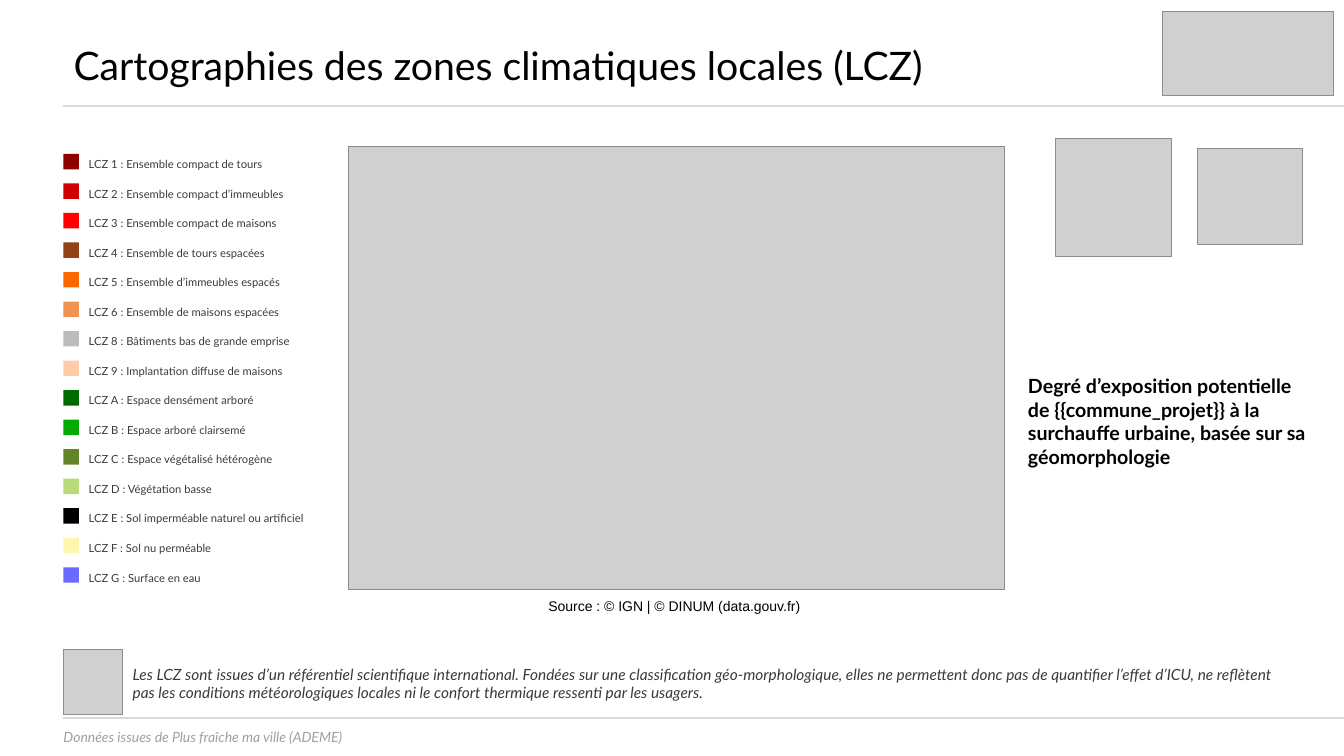
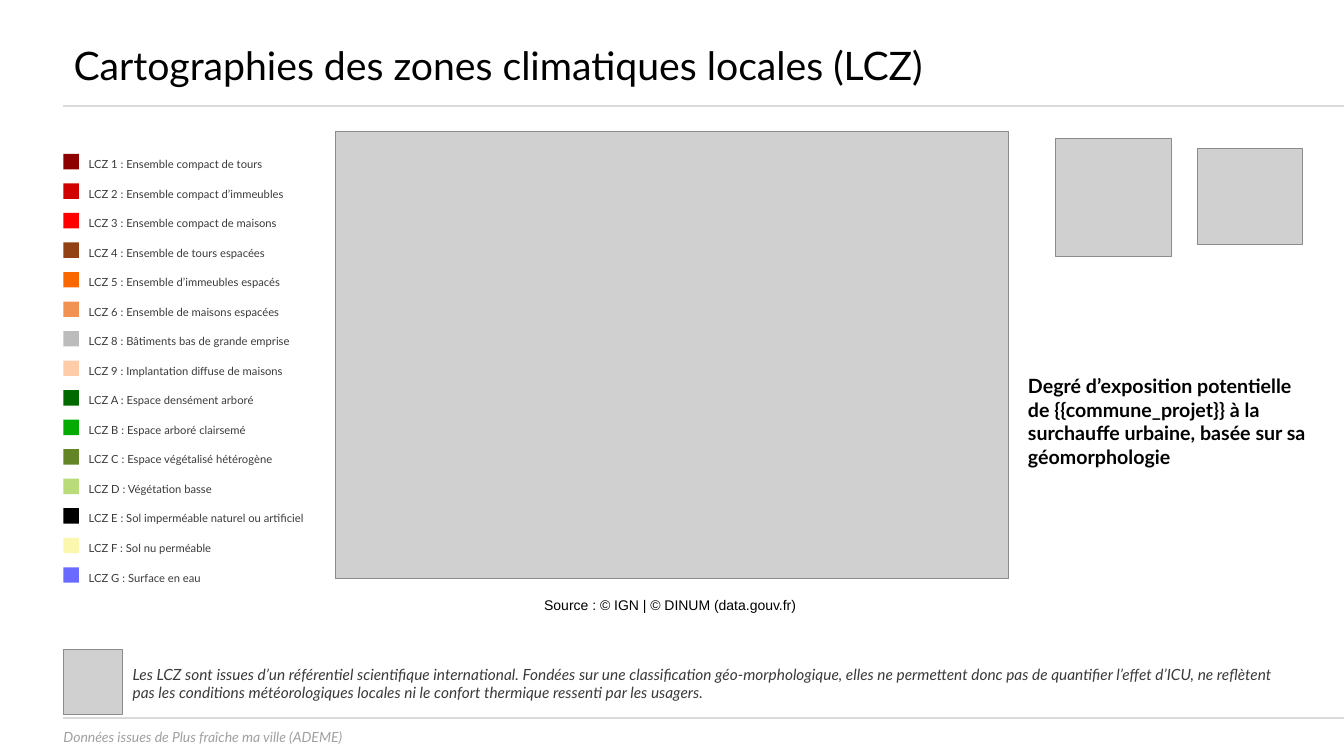
Before and after one commit to incubateur-ademe/plusfraichemaville-site, a slide deck: slide 3 of public/templates/template_synthese_projet.pptx. Drawn at 1344x756 pixels with LibreOffice and Linux fonts; fonts in the diff are those of the drawing; grey boxes stand for pictures; background and template pictures are left out. Boxes give left, top, right and bottom in pixels: in the first picture for what was removed or moved away, otherwise in the second. Text is boxed around its words. In the diff, an @@ line names an element or a change of style, - is before the commit and + after.

```diff
--- a/public/templates/template_synthese_projet.pptx
+++ b/public/templates/template_synthese_projet.pptx
@@ picture removed at [1163,11,1334,95] @@
@@ picture: place and size @@
-picture at [348,147,1004,591]
+picture at [336,132,1009,580]
@@ text "Source : © IGN | ...": place and size @@
-text "Source : © IGN | ..." at [548,601,800,614]
+text "Source : © IGN | ..." at [544,600,796,613]
```
Also in this commit, not shown: 16 other slides changed.
